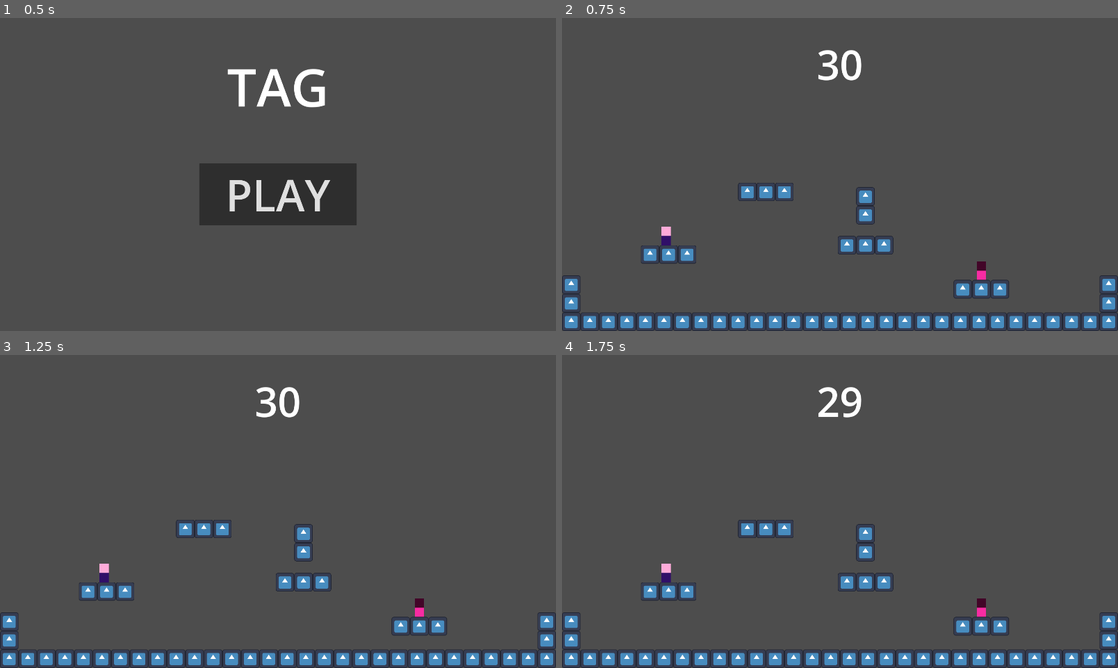
Above: before the commit, frames 1-4 (two rows, left to right).
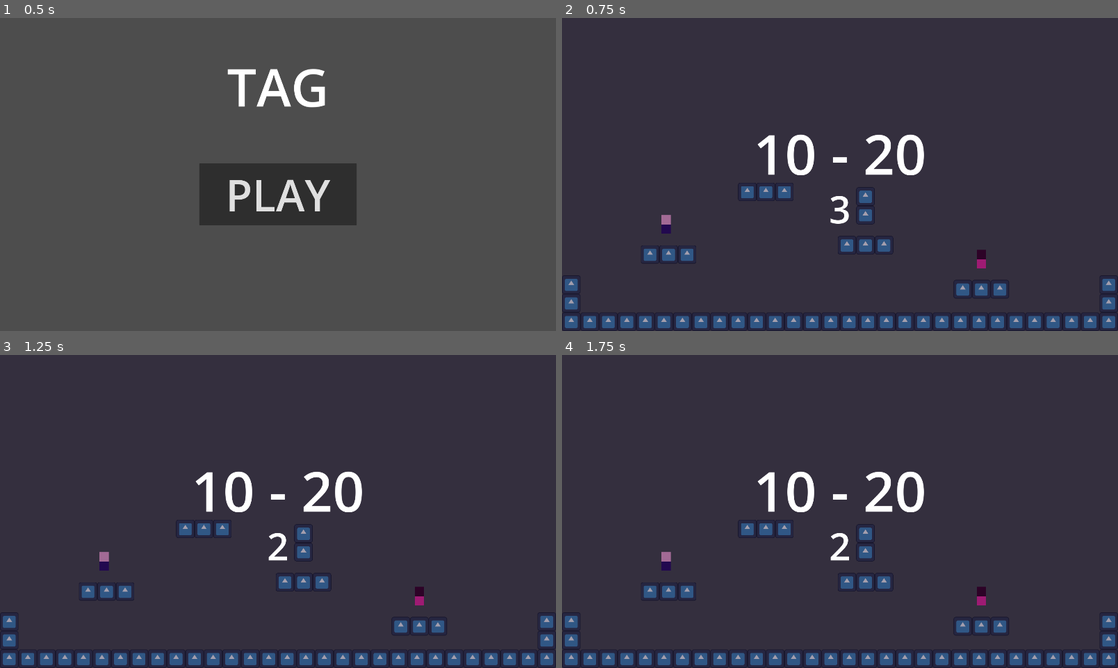
Above: after the commit, the same moments.

Repository: maticstric/tag
Game: Godot game, scene res://project/scenes/main_menu.tscn
Two runs of this game, one before a commit and one after it. Both use one fixed random seed, a clock stepped at 60 frames per second and the inputs below. The engine's default icon, where the game draws it, is replaced by a stand-in: a white triangle on a blue panel in a dark square.
Inputs:
- Up to frame 1 (0.5 s): no input
- Up to frame 2 (0.75 s): click "PLAY" at 0.5 s
- Up to frame 3 (1.25 s): no input
- Up to frame 4 (1.75 s): no input

Frame 1 is identical in both runs. In frame 2, 95% of the frame differs, in the area x 0-100%, y 0-100%; in frame 3, 95%; in frame 4, 95%.

Commit message:
Add timer before the level starts with score (score doesn't work yet)

Diff:
--- a/project.godot
+++ b/project.godot
@@ -18,7 +18,6 @@
 
 [autoload]
 
-LevelManager="*res://project/scripts/level_manager.gd"
 GameManager="*res://project/scripts/game_manager.gd"
 
 [display]
--- a/project/scenes/levels/level1.tscn
+++ b/project/scenes/levels/level1.tscn
@@ -1,10 +1,11 @@
 [gd_scene load_steps=4 format=3 uid="uid://uhmx2vqthflr"]
 
+[ext_resource type="Script" path="res://project/scripts/level_manager.gd" id="1_llw0g"]
 [ext_resource type="PackedScene" uid="uid://kjkusecffgt7" path="res://project/scenes/tile.tscn" id="2_7nebs"]
-[ext_resource type="Script" path="res://project/scripts/level_timer.gd" id="3_w3lg2"]
 [ext_resource type="Script" path="res://project/scripts/spawn_manager.gd" id="3_y1sl6"]
 
 [node name="Level" type="Node2D"]
+script = ExtResource("1_llw0g")
 
 [node name="Tiles" type="Node2D" parent="."]
 
@@ -161,12 +162,11 @@
 [node name="2" type="Node2D" parent="SpawnPoints"]
 position = Vector2(360, 712)
 
-[node name="Timer" type="Timer" parent="."]
+[node name="LevelTimer" type="Timer" parent="."]
 one_shot = true
-autostart = true
-script = ExtResource("3_w3lg2")
-
-[node name="TimerLabel" type="Label" parent="Timer"]
+
+[node name="LevelTimerLabel" type="Label" parent="LevelTimer"]
+visible = false
 offset_left = 640.0
 offset_top = 63.0
 offset_right = 1280.0
@@ -175,5 +175,50 @@
 text = "30"
 horizontal_alignment = 1
 vertical_alignment = 1
-
-[connection signal="timeout" from="Timer" to="Timer" method="_on_timeout"]
+metadata/_edit_use_anchors_ = true
+
+[node name="ScoreColorRect" type="ColorRect" parent="."]
+offset_right = 1920.0
+offset_bottom = 1080.0
+color = Color(0.0467733, 5.10366e-05, 0.150638, 0.380392)
+
+[node name="ScoreLabel" type="Label" parent="ScoreColorRect"]
+layout_mode = 1
+anchors_preset = 8
+anchor_left = 0.5
+anchor_top = 0.5
+anchor_right = 0.5
+anchor_bottom = 0.5
+offset_left = -304.0
+offset_top = -204.0
+offset_right = 304.0
+offset_bottom = 57.0
+grow_horizontal = 2
+grow_vertical = 2
+theme_override_font_sizes/font_size = 191
+text = "10 - 20"
+horizontal_alignment = 1
+vertical_alignment = 1
+
+[node name="ScoreTimer" type="Timer" parent="ScoreColorRect"]
+one_shot = true
+
+[node name="ScoreTimerLabel" type="Label" parent="ScoreColorRect/ScoreTimer"]
+anchors_preset = 8
+anchor_left = 0.5
+anchor_top = 0.5
+anchor_right = 0.5
+anchor_bottom = 0.5
+offset_left = -40.0
+offset_top = 28.0
+offset_right = 40.0
+offset_bottom = 208.0
+grow_horizontal = 2
+grow_vertical = 2
+theme_override_font_sizes/font_size = 131
+text = "3..."
+horizontal_alignment = 1
+vertical_alignment = 1
+
+[connection signal="timeout" from="LevelTimer" to="." method="_on_level_timer_timeout"]
+[connection signal="timeout" from="ScoreColorRect/ScoreTimer" to="." method="_on_score_timer_timeout"]
--- a/project/scenes/levels/level2.tscn
+++ b/project/scenes/levels/level2.tscn
@@ -1,10 +1,11 @@
 [gd_scene load_steps=4 format=3 uid="uid://ccl8qmfipaobj"]
 
+[ext_resource type="Script" path="res://project/scripts/level_manager.gd" id="1_53krm"]
 [ext_resource type="PackedScene" uid="uid://kjkusecffgt7" path="res://project/scenes/tile.tscn" id="2_5k43k"]
 [ext_resource type="Script" path="res://project/scripts/spawn_manager.gd" id="2_tchpu"]
-[ext_resource type="Script" path="res://project/scripts/level_timer.gd" id="3_enspg"]
 
 [node name="Level" type="Node2D"]
+script = ExtResource("1_53krm")
 
 [node name="Tiles" type="Node2D" parent="."]
 
@@ -104,9 +105,6 @@
 [node name="Tile62" parent="Tiles" instance=ExtResource("2_5k43k")]
 position = Vector2(1888, 24)
 
-[node name="Tile63" parent="Tiles" instance=ExtResource("2_5k43k")]
-position = Vector2(2912, 1048)
-
 [node name="Tile18" parent="Tiles" instance=ExtResource("2_5k43k")]
 position = Vector2(1120, 1048)
 
@@ -398,12 +396,11 @@
 [node name="2" type="Node2D" parent="SpawnPoints"]
 position = Vector2(408, 928)
 
-[node name="Timer" type="Timer" parent="."]
+[node name="LevelTimer" type="Timer" parent="."]
 one_shot = true
-autostart = true
-script = ExtResource("3_enspg")
-
-[node name="TimerLabel" type="Label" parent="Timer"]
+
+[node name="LevelTimerLabel" type="Label" parent="LevelTimer"]
+visible = false
 offset_left = 640.0
 offset_top = 63.0
 offset_right = 1280.0
@@ -412,5 +409,50 @@
 text = "30"
 horizontal_alignment = 1
 vertical_alignment = 1
-
-[connection signal="timeout" from="Timer" to="Timer" method="_on_timeout"]
+metadata/_edit_use_anchors_ = true
+
+[node name="ScoreColorRect" type="ColorRect" parent="."]
+offset_right = 1920.0
+offset_bottom = 1080.0
+color = Color(0.0467733, 5.10366e-05, 0.150638, 0.380392)
+
+[node name="ScoreLabel" type="Label" parent="ScoreColorRect"]
+layout_mode = 1
+anchors_preset = 8
+anchor_left = 0.5
+anchor_top = 0.5
+anchor_right = 0.5
+anchor_bottom = 0.5
+offset_left = -304.0
+offset_top = -204.0
+offset_right = 304.0
+offset_bottom = 57.0
+grow_horizontal = 2
+grow_vertical = 2
+theme_override_font_sizes/font_size = 191
+text = "10 - 20"
+horizontal_alignment = 1
+vertical_alignment = 1
+
+[node name="ScoreTimer" type="Timer" parent="ScoreColorRect"]
+one_shot = true
+
+[node name="ScoreTimerLabel" type="Label" parent="ScoreColorRect/ScoreTimer"]
+anchors_preset = 8
+anchor_left = 0.5
+anchor_top = 0.5
+anchor_right = 0.5
+anchor_bottom = 0.5
+offset_left = -40.0
+offset_top = 28.0
+offset_right = 40.0
+offset_bottom = 208.0
+grow_horizontal = 2
+grow_vertical = 2
+theme_override_font_sizes/font_size = 131
+text = "3..."
+horizontal_alignment = 1
+vertical_alignment = 1
+
+[connection signal="timeout" from="LevelTimer" to="." method="_on_level_timer_timeout"]
+[connection signal="timeout" from="ScoreColorRect/ScoreTimer" to="." method="_on_score_timer_timeout"]
--- a/project/scripts/game_manager.gd
+++ b/project/scripts/game_manager.gd
@@ -1,9 +1,10 @@
 extends Node
 
-const LEVEL_TIMER = 30 # in secs
+var current_it
+var curr_level = 0
+var all_levels_seen = false
 
-var current_it
-
+@onready var num_levels = DirAccess.open("res://project/scenes/levels/").get_files().size()
 
 func switch_who_is_it():
 	if current_it == 1:
@@ -14,4 +15,25 @@
 
 func start_game():
 	current_it = randi_range(1, 2)
-	LevelManager.load_new_level()
+	load_new_level()
+
+
+func next_level():
+	switch_who_is_it()
+	load_new_level()
+
+
+func load_new_level():
+	curr_level += 1
+
+	if !all_levels_seen:
+		get_tree().call_deferred("change_scene_to_file", "res://project/scenes/levels/level" + str(curr_level) + ".tscn")
+
+		if curr_level == num_levels:
+			all_levels_seen = true
+
+	else:
+		var random_level = randi_range(1, num_levels)
+		curr_level = random_level
+
+		get_tree().call_deferred("change_scene_to_file", "res://project/scenes/levels/level" + str(random_level) + ".tscn")
--- a/project/scripts/level_manager.gd
+++ b/project/scripts/level_manager.gd
@@ -1,24 +1,33 @@
 extends Node
 
-var curr_level = 0
-var all_levels_seen = false
+const SCORE_REAL_TIMER = 1.8
+const SCORE_VISUAL_TIMER = 3
+const LEVEL_REAL_TIMER = 15
+const LEVEL_VISUAL_TIMER = 20
 
-@onready var num_levels = DirAccess.open("res://project/scenes/levels/").get_files().size()
+func _ready():
+	$ScoreColorRect/ScoreTimer.start(SCORE_REAL_TIMER)
 
 
-func load_new_level():
-	curr_level += 1
+func _process(delta):
+	# I want the timer to appear to be 3 seconds long, but actually be shorter (LEVEL_START_REAL_TIMER)
+	var score_timer_time_left = str(ceil($ScoreColorRect/ScoreTimer.time_left * SCORE_VISUAL_TIMER/SCORE_REAL_TIMER))
+	$ScoreColorRect/ScoreTimer/ScoreTimerLabel.text = score_timer_time_left
 
-	GameManager.switch_who_is_it()
+	# Again, want timer to appear to be one value
+	var level_timer_time_left = str(ceil($LevelTimer.time_left * LEVEL_VISUAL_TIMER/LEVEL_REAL_TIMER))
+	$LevelTimer/LevelTimerLabel.text = level_timer_time_left
 
-	if !all_levels_seen:
-		get_tree().call_deferred("change_scene_to_file", "res://project/scenes/levels/level" + str(curr_level) + ".tscn")
 
-		if curr_level == num_levels:
-			all_levels_seen = true
+func _on_level_timer_timeout():
+	GameManager.next_level()
 
-	else:
-		var random_level = randi_range(1, num_levels)
-		curr_level = random_level
 
-		get_tree().call_deferred("change_scene_to_file", "res://project/scenes/levels/level" + str(random_level) + ".tscn")
+func _on_score_timer_timeout() -> void:
+	$ScoreColorRect.set_visible(false)
+	$ScoreColorRect/ScoreTimer/ScoreTimerLabel.set_visible(false)
+
+	$SpawnPoints/Player1.movement_enabled = true
+	$SpawnPoints/Player2.movement_enabled = true
+	$LevelTimer/LevelTimerLabel.set_visible(true)
+	$LevelTimer.start(LEVEL_REAL_TIMER)
--- a/project/scripts/level_timer.gd
+++ /dev/null
@@ -1,12 +0,0 @@
-extends Timer
-
-func _ready():
-	#wait_time = GameManager.LEVEL_TIMER
-	start(GameManager.LEVEL_TIMER)
-
-func _process(delta):
-	$TimerLabel.text = str(ceil(time_left))
-
-
-func _on_timeout():
-	LevelManager.load_new_level()
--- a/project/scripts/player.gd
+++ b/project/scripts/player.gd
@@ -5,7 +5,7 @@
 const MOVE_ACCELERATION = 170
 const IN_AIR_MOVE_ACCELERATION = 100
 const DUCK_MIN_MOVE_SPEED = 150
-const DUCK_SPEED_BOOST = 400
+const DUCK_SPEED_BOOST = 500
 const DUCK_FRICTION = 0.05
 const JUMP_HEIGHT = 300
 const JUMP_TIME_TO_PEAK = 0.35 # in seconds
@@ -31,6 +31,8 @@
 var has_buffered_jump = false
 var time_jump_was_pressed = -1
 var time_player_was_last_on_floor = -1
+var movement_enabled = false
+
 
 func _physics_process(delta):
 	var input_velocity = get_input_velocity()
@@ -63,7 +65,8 @@
 
 	velocity.y += _get_gravity() * delta
 
-	move_and_slide()
+	if movement_enabled:
+		move_and_slide()
 
 
 func is_near_wall():
@@ -136,4 +139,4 @@
 
 func _on_tag_check_area_2d_area_entered(area):
 	if area.is_in_group("player") and is_it:
-		LevelManager.load_new_level()
+		GameManager.next_level()
